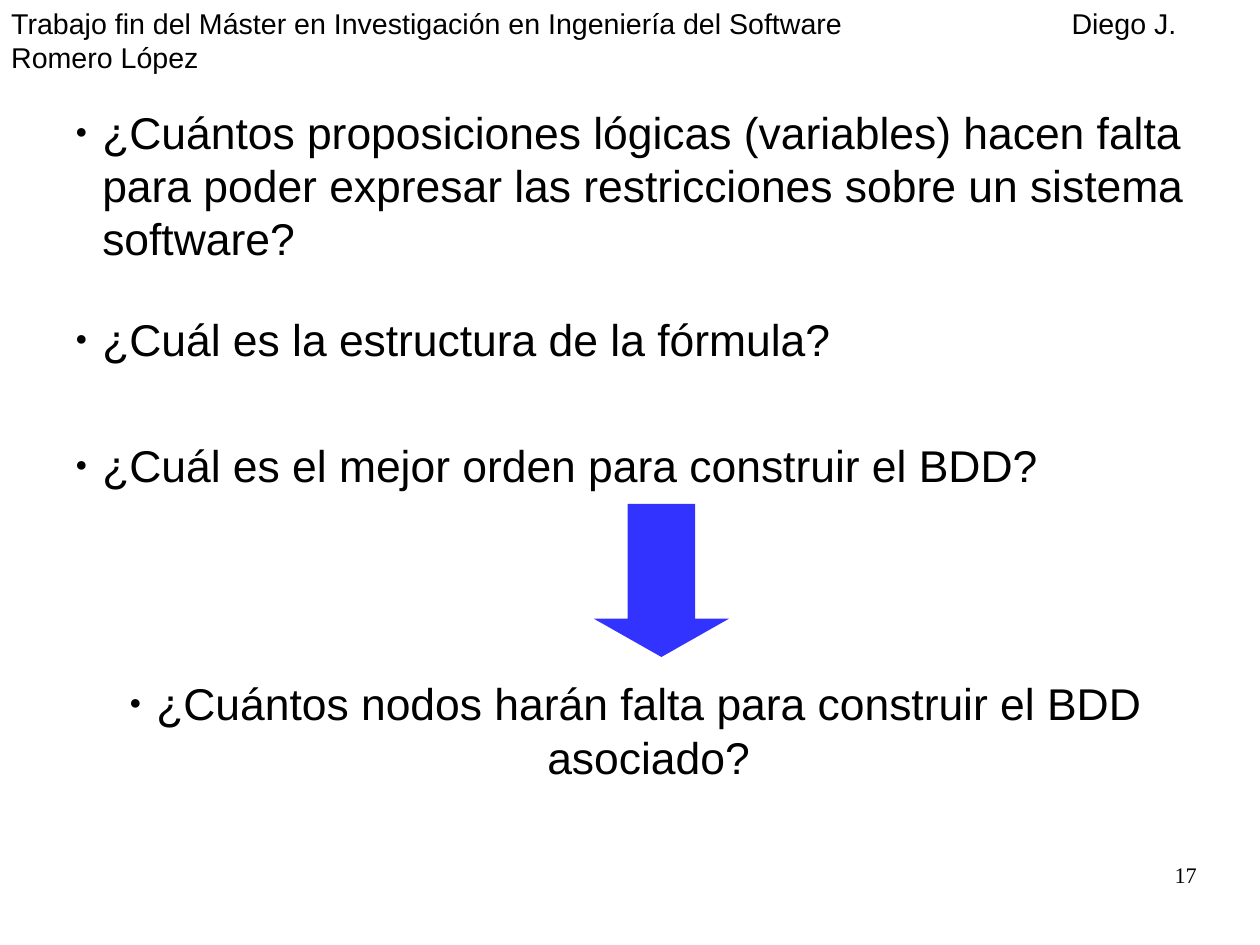
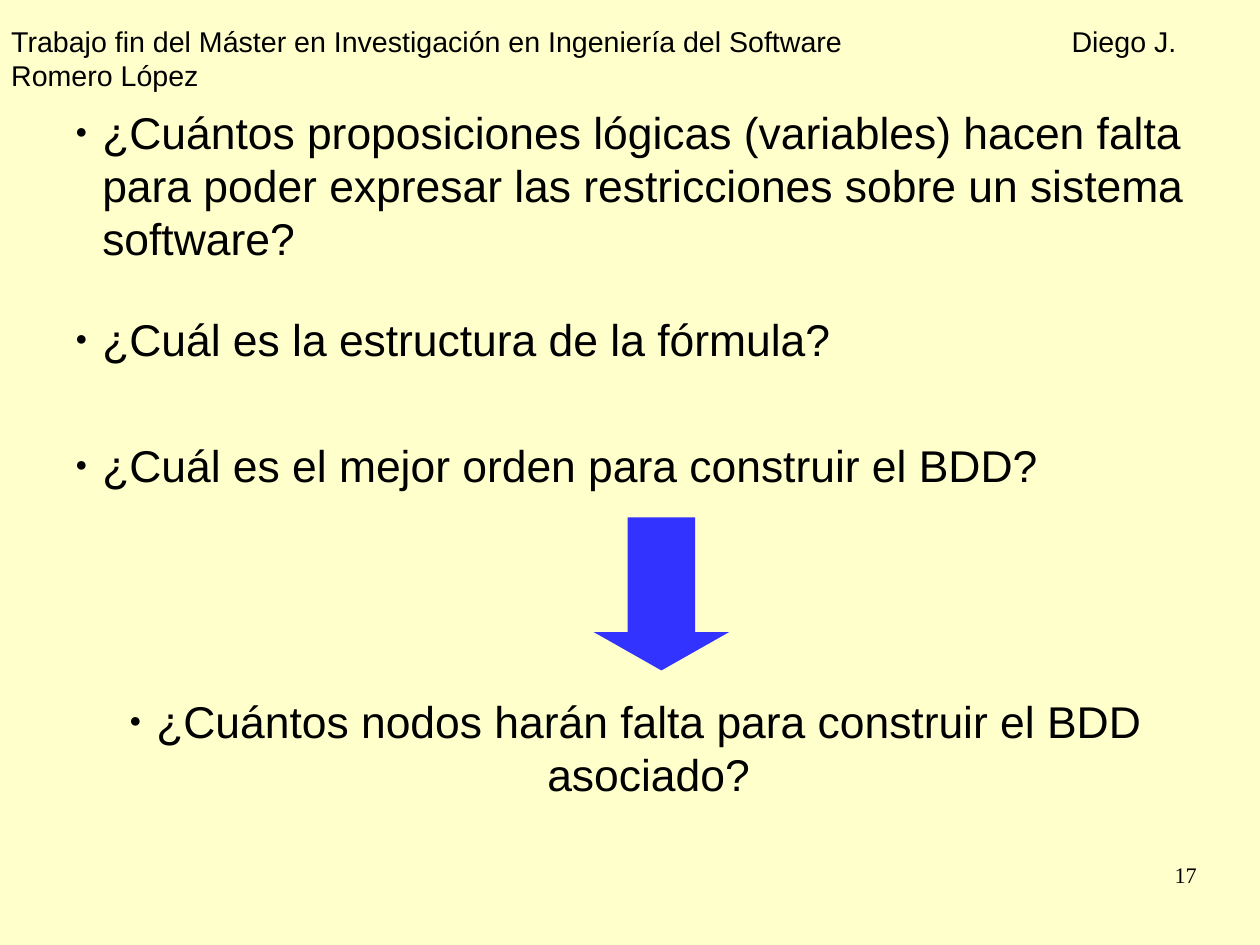
Before and after one commit to diegojromerolopez/djbdd, a slide deck: slide 17 of doc/presentacion.odp. Drawn at 1260x945 pixels with LibreOffice and Linux fonts; fonts in the diff are those of the drawing. Boxes give left, top, right and bottom in pixels: in the first picture for what was removed or moved away, otherwise in the second. Text is boxed around its words. In the diff, an @@ line names an element or a change of style, - is before the commit and + after.

```diff
--- a/doc/presentacion.odp
+++ b/doc/presentacion.odp
@@ background #FFFFFF to #FFFFCC @@
@@ text "Trabajo fin del Máster en ...": place and size @@
-text "Trabajo fin del Máster en ..." at [11, 13, 1176, 39]
+text "Trabajo fin del Máster en ..." at [11, 31, 1176, 57]
@@ down arrow: place and size @@
-down arrow at [595, 504, 729, 657]
+down arrow at [595, 518, 729, 671]
@@ text "¿Cuántos nodos harán falta para ...": place and size @@
-text "¿Cuántos nodos harán falta para ..." at [156, 687, 1141, 775]
+text "¿Cuántos nodos harán falta para ..." at [156, 705, 1141, 792]
```
Also in this commit, not shown: 23 other slides changed, 3 slides added, 2 slides removed, 1 other file.
